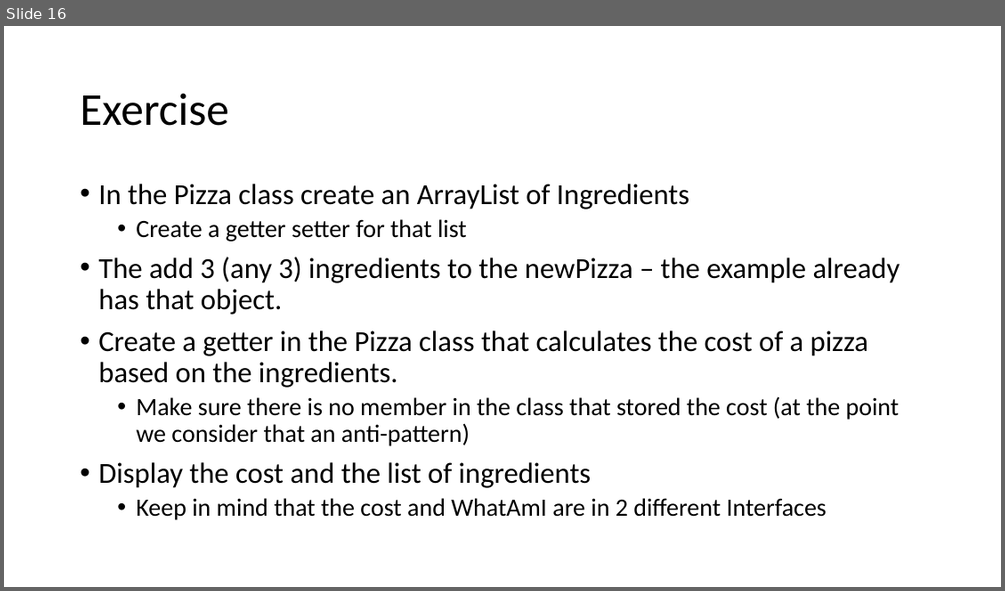
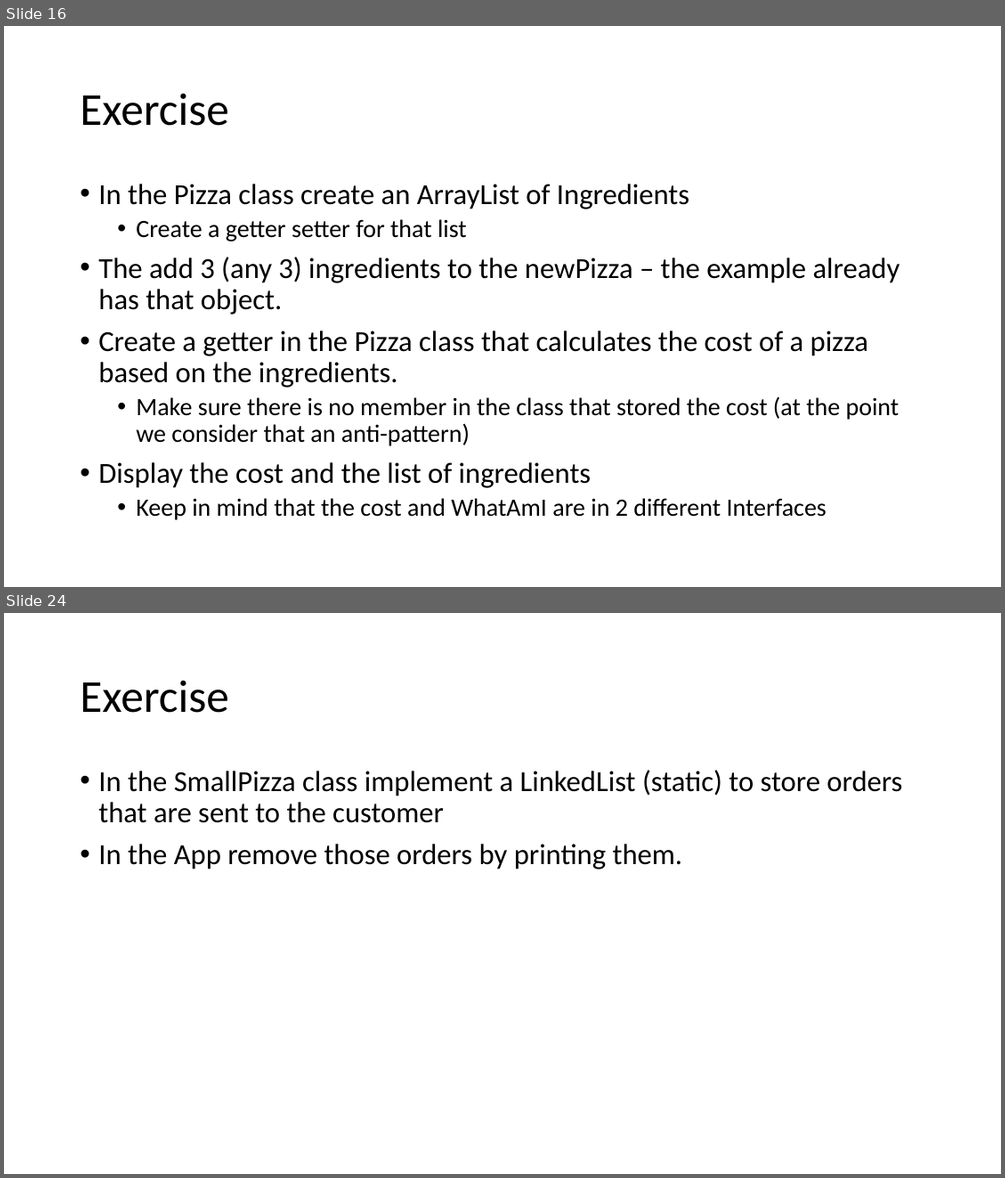
Before and after one commit to raulfiru/Tuesday-Lab, a slide deck: Session2/TuesdaysLab2.pptx. Shown one above the other, each under a label of ours: slide 16 before the commit, slides 16 and 24 after it; the slides between them are not shown. The pictures are 1005x591 and 1005x1178 pixels, drawn with LibreOffice and Linux fonts; fonts in the diff are those of the drawing. Boxes give left, top, right and bottom in pixels: in the first picture for what was removed or moved away, otherwise in the second. Text is boxed around its words. In the diff, an @@ line names an element or a change of style, - is before the commit and + after.

```diff
--- a/Session2/TuesdaysLab2.pptx
+++ b/Session2/TuesdaysLab2.pptx
@@ slide 24 added at <box>4,613,1001,1174</box>, background #FFFFFF @@
@@ title added at <box>80,680,229,713</box>, 44 pt, text #000000 @@
+Exercise
@@ text added at <box>98,770,902,869</box>, 28 pt, text #000000 @@
+• In the SmallPizza class implement a LinkedList (static) to store orders that are sent to the customer
+• In the App remove those orders by printing them.
```
Also in this commit, not shown: 9 other slides added.
